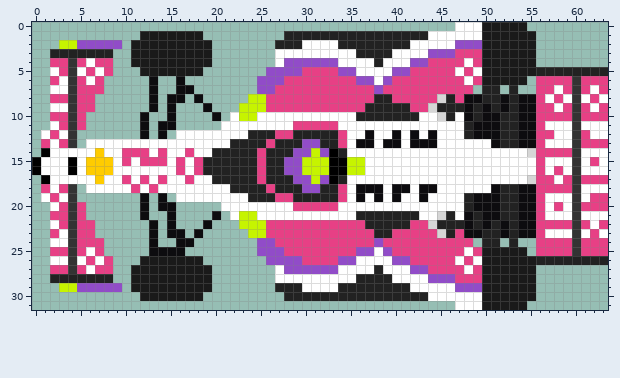
Pixel-art sprite, stored at Assets/Resources/irl24livery23.png. Above: the version before the commit.
The file is 64x32 pixels.
New version:
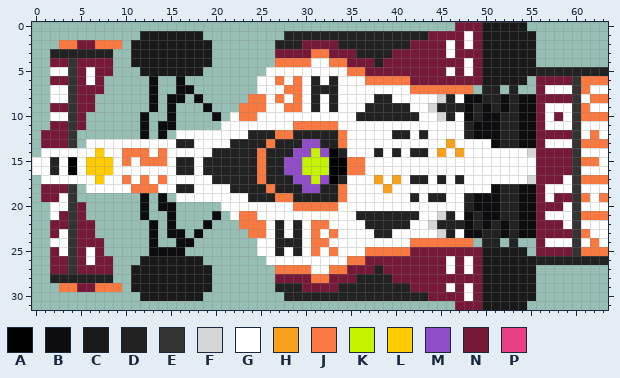
Palette (. is transparent): A #000000  B #0d0c0f  C #1a1a1a  D #222222  E #333333  F #d6d6d6  G #ffffff  H #f7a01c  J #fa7941  K #c6f400  L #ffcc00  M #914cc8  N #761838  P #e74085
The exact change:
@@ x 0..63 @@
- 0 ...............................................GGGCCCCC.........
- 1 ............CCCCCCC.........DDDDDDDDDDDDDDDDGGGGGGCCCCCC........
- 2 ...KKMMMMM.CCCCCCCCC.......DDDGGGGDDDDDDDDGGGGGMMMCCCCCC........
- 3 ..DDDDDDD..CCCCCCCCC.......GGGGGGGGGDDDDGGGGMMMPPPCCCCCC........
- 4 ..PPEPGPP..CCCCCCCCC.......GMMMMMMGGGGDGGGMMPPPPGPCCCCCC........
- 5 ..GPEGPGP...CCCCCCC.......MMMMPPPPMMGGGGMMPPPPPGPGCCCCCCDDDDDDDD
- 6 ..PGEPGP.....B..B........MMMPPPPPPPPMMGMPPPPPPPPGPCCCCC.PPPPEPPP
- 7 ..GGEPPP.....B..BB.......MMPPPPPPPPPPPMPPPPPPPPPP.DD.D..PPGPEPGP
- 8 ..PPEPP......B.BB.B.....KKPPPPPPPPPPPPDDPPPPPFDPBBDDBDBBPGPGEGPG
- 9 ..GGEPP......B.B...B...KKKPPPPPPPPPPPDDDDDPPFDDDBDBDBDBBPPGPEPGP
-10 ..PPEP......B..B....B.GKKGGGGGGGGGGGDDDDDDDGGFDGBDBBDDBBPPPPEPPP
-11 ..GPEP......B.BB.....GGGGGGGGPPPPPGGGGGGGGGGGGGGDBBBDDBBPGGGEGGG
-12 .GPGE.......B.B.GGGGGGGGDDDPPDDDDDPGGBGGBGBGBGGGDBBBDDBBPPGGEPGG
-13 .PGPE.GGGGGGGGGGGGGGGGDDDDPDDDMMDDPGBBGBBGBBBGGGGGGBDDBBPGGGEPPP
-14 .AGGGGGLGGPPPGPGGPGGDDDDDPDDDMMKMADGGGGGGGGGGGGGGGGGGGGFPPPPEGGG
-15 AGGGAGLLLGPGPPPGPGPDDDDDDPDDMMKKKAAKKGGGGGGGGGGGGGGGGGGGPGGGEGPG
-16 AGGGAGLLLGGGGGGGPGPDDDDDDPDDMMKKKAAKKGGGGGGGGGGGGGGGGGGGPGPGEGGG
-17 .AGGGGGLGGPGPGPGGPGGDDDDDPDDDMMKMADGGGGGGGGGGGGGGGGGGGGFPPGPEPPP
-18 .PGPE.GGGGGPGPGGGGGGGGDDDDPDDDMMDDPGBBBGBBGBBGGGGGGBDDBBPPPPEGGG
-19 .GPGE.......B.B.GGGGGGGGDDDPPDDDDDPGBGBGBGGBGGGGDBBBDDBBPGGGEGPP
-20 ..GPEP......B.BB.....GGGGGGGGPPPPPGGGGGGGGGGGGGGDBBBDDBBPGPGEPPP
-21 ..PPEP......B..B....B.GKKGGGGGGGGGGGDDDDDDDGGFDGBDBBDDBBPGGGEGGG
-22 ..GPEPP......B.B...B...KKKPPPPPPPPPPPDDDDDPPFDDDBDBDBDBBPPPPEPGP
-23 ..PGEPP......B.BB.B.....KKPPPPPPPPPPPPDDPPPPPFDPBBDDBDBBPGGGEGPG
-24 ..GGEPPP.....B..BB.......MMPPPPPPPPPPPMPPPPPPPPPP.DD.D..PPPPEPPP
-25 ..PPEPGP.....BBBB........MMMPPPPPPPPMMGMPPPPPPPPGPCCCCC.PPPPEPPP
-26 ..GGEGPGP...CCCCCCC.......MMMMPPPPMMGGGGMMPPPPPGPGCCCCCCDDDDDDDD
-27 ..PPEPGPP..CCCCCCCCC.......GMMMMMMGGGGDGGGMMPPPPGPCCCCCC........
-28 ..DDDDDDD..CCCCCCCCC.......GGGGGGGGGDDDDGGGGMMMPPPCCCCCC........
-29 ...KKMMMMM.CCCCCCCCC.......DDDGGGGDDDDDDDDGGGGGMMMCCCCCC........
-30 ............CCCCCCC.........DDDDDDDDDDDDDDDDGGGGGGCCCCCC........
-31 ...............................................GGGCCCCC.........
+ 0 ...............................................NNNCCCCC.........
+ 1 ............CCCCCCC.........DDDDDDDDDDDDDDDDNNNNGNCCCCCC........
+ 2 ...JJNNJJJ.CCCCCCCCC.......DDDNNNNDDDDDDDDNNNNGNGNCCCCCC........
+ 3 ..DDDDDDD..CCCCCCCCC.......NNNNJJNNNDDDDNNNNNNGNNNCCCCCC........
+ 4 ..NNENNNN..CCCCCCCCC.......JJJJGGJJNNNDNNNNNNNNNGNCCCCCC........
+ 5 ..GGENGNN...CCCCCCC.......GGGGGGGGGJJNNNNNNNNNGNGNCCCCCCDDDDDDDD
+ 6 ..NNENGN.....B..B........GGJGJGDGDGGGJJJJJNNNNNNNNCCCCC.NNNNEJJJ
+ 7 ..GGENNN.....B..BB.......GGGJJGDDDGGGGGGGGJJJJJJJ.DD.D..NGGGEJGG
+ 8 ..GGENN......B.BB.B.....JJGJGJGDGDGGGGDDGGGGGFDGBBDDBDBBNNNNEGJJ
+ 9 ..NNENN......B.B...B...JJJGGJJGDGDGGGDDDDDGGFDDDBDBDBDBBNGGGEJGG
+10 ..GGEN......B..B....B.GJJGGGGGGGGGGGDDDDDDDGGFDGBDBBDDBBNGNGEJJJ
+11 ..NNEN......B.BB.....GGGGGGGGJJJJJGGGGGGGGGGGGGGDBBBDDBBNGGGEGGG
+12 .NNNE.......B.B.GGGGGGGGDDDJJDDDDDJGGGGGDDGDGGGGDBBBDDBBNNNNEGJG
+13 .NNNE.GGGGGGGGGGDDGGGGDDDDJDDDMMDDJGGGGGGGGGGGHGGGGBDDBBNGGGEJJJ
+14 .GGGGGGLGGJJJGJGGGGGDDDDDJDDDMMKMADGGGDGDGDDGHGHGGGGGGGFNNNNEGGG
+15 GGDGAGLLLGJGJJJGDDGDDDDDDJDDMMKKKAAJJGGGGGGGGGGGGGGGGGGGNNNNEJJG
+16 GGDGAGLLLGGGGGGGDDGDDDDDDJDDMMKKKAAJJGGGGGGGGGGGGGGGGGGGNNNNEGGG
+17 .GGGGGGLGGJGJGJGGGGGDDDDDJDDDMMKMADGGGHGHGDDGDGDGGGGGGGFNNNGEJJJ
+18 .NNNE.GGGGGJJJGGDDGGGGDDDDJDDDMMDDJGGGGHGGGGGGGGGGGBDDBBNGGGEGGG
+19 .NNGE.......B.B.GGGGGGGGDDDJJDDDDDJGGGGGGGDGDDGGDBBBDDBBNGNNEJGJ
+20 ..GGEN......B.BB.....GGGGGGGGJJJJJGGGGGGGGGGGGGGDBBBDDBBNNNGEGGG
+21 ..GNEN......B..B....B.GJJGGGGGGGGGGGDDDDDDDGGFDGBDBBDDBBNGGGEJJJ
+22 ..NNENN......B.B...B...JJJGDGDGJJGGGGDDDDDGGFDDDBDBDBDBBNNNGEGGG
+23 ..NGENN......B.BB.B.....JJGDGDGJGJGGGGDDGGGGGFDGBBDDBDBBNNNNEJGG
+24 ..GGENNN.....B..BB.......GGDDDGJJGGGGGGGGGJJJJJJJ.DD.D..NGGGEGJG
+25 ..NGENGN.....BBBB........GGDGDGJGJGGGJJJJJNNNNNNNNCCCCC.NNNNEJJJ
+26 ..NNENGNN...CCCCCCC.......GGGGGGGGGJJNNNNNNNNNGNGNCCCCCCDDDDDDDD
+27 ..NNENNNN..CCCCCCCCC.......JJJJGGJJNNNDNNNNNNNGNGNCCCCCC........
+28 ..DDDDDDD..CCCCCCCCC.......NNNNJJNNNDDDDNNNNNNNNNNCCCCCC........
+29 ...JJNNJJJ.CCCCCCCCC.......DDDNNNNDDDDDDDDNNNNGNGNCCCCCC........
+30 ............CCCCCCC.........DDDDDDDDDDDDDDDDNNNNGNCCCCCC........
+31 ...............................................NNNCCCCC.........
